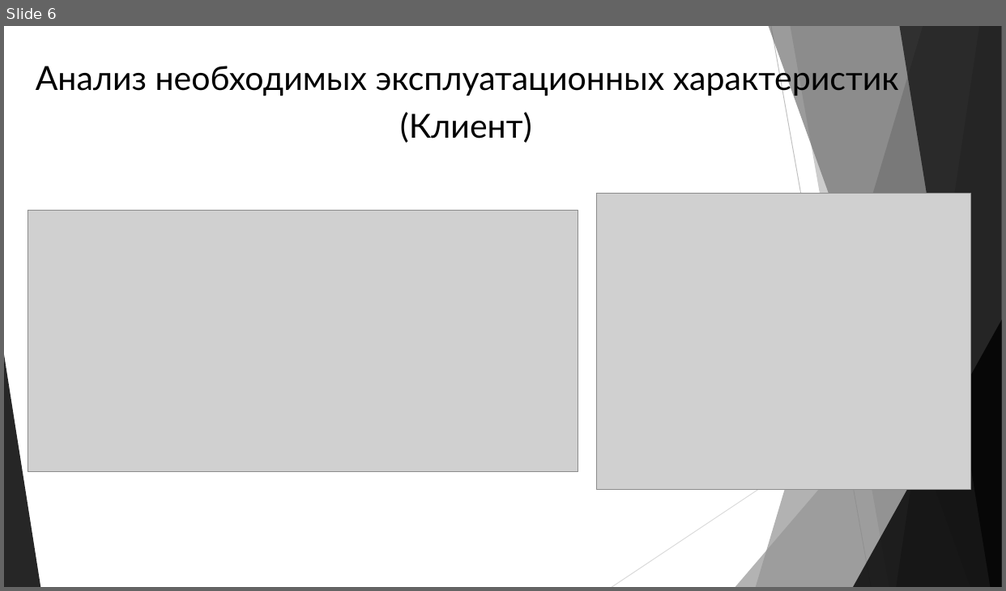
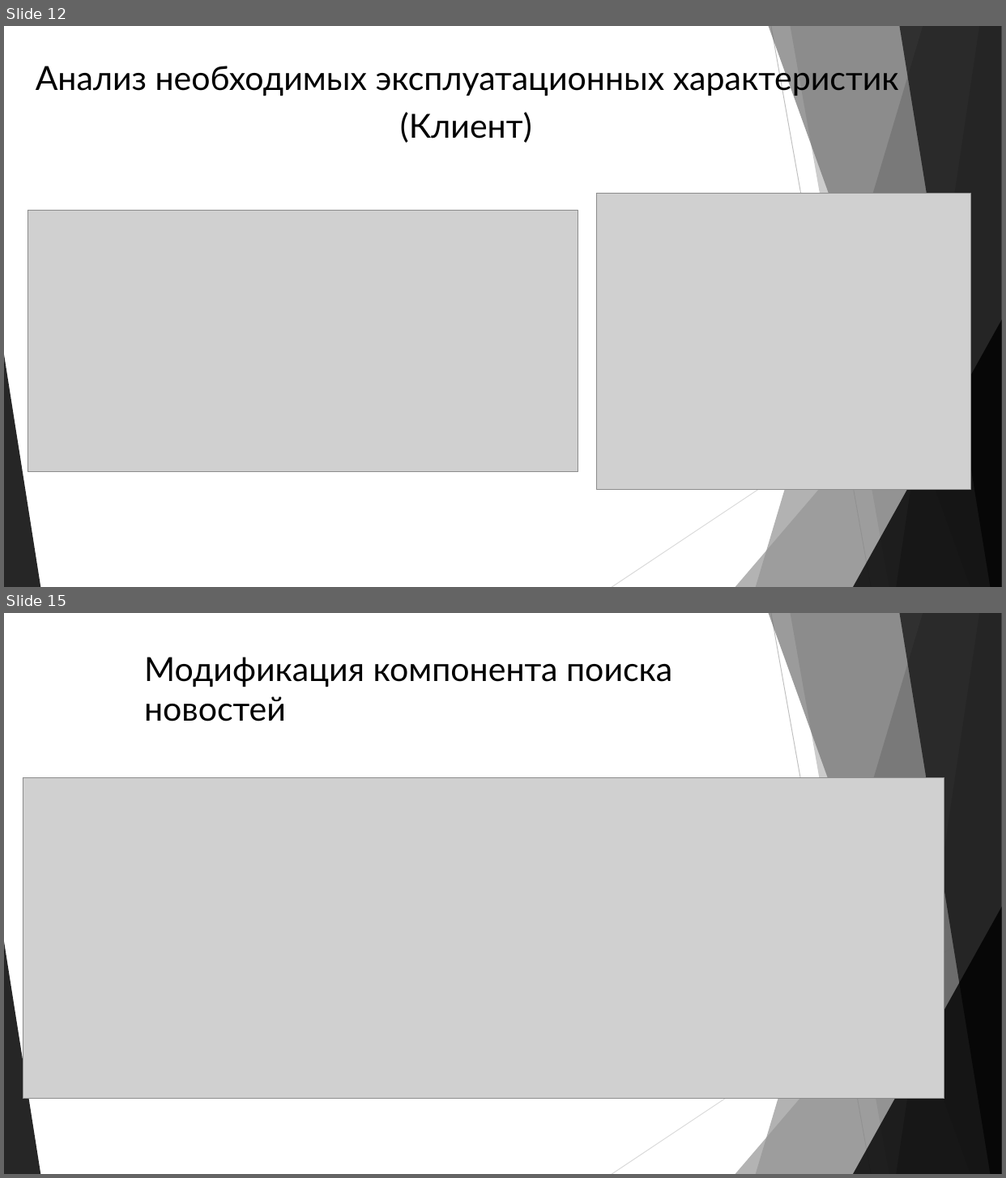
Before and after one commit to AlexGopher802/Qual_PM04, a slide deck: Презентация.pptx. Shown one above the other, each under a label of ours: slide 6 before the commit, slides 12 and 15 after it; the slides between them are not shown. The pictures are 1006x591 and 1006x1178 pixels, drawn with LibreOffice and Linux fonts; fonts in the diff are those of the drawing; grey boxes stand for pictures. Boxes give left, top, right and bottom in pixels: in the first picture for what was removed or moved away, otherwise in the second. Text is boxed around its words. In the diff, an @@ line names an element or a change of style, - is before the commit and + after.

```diff
--- a/Презентация.pptx
+++ b/Презентация.pptx
@@ slide 15 added at (4,613,1002,1174), background #FFFFFF; not listed: 10 template elements that a slide beside it also shows @@
@@ text added at (144,657,672,722), 32 pt, text #000000 @@
+Модификация компонента поиска новостей
@@ picture added at (23,777,944,1099) @@
@@ what was slide 6 is now slide 12 @@
```
Also in this commit, not shown: 4 slides changed, 15 other slides added.
